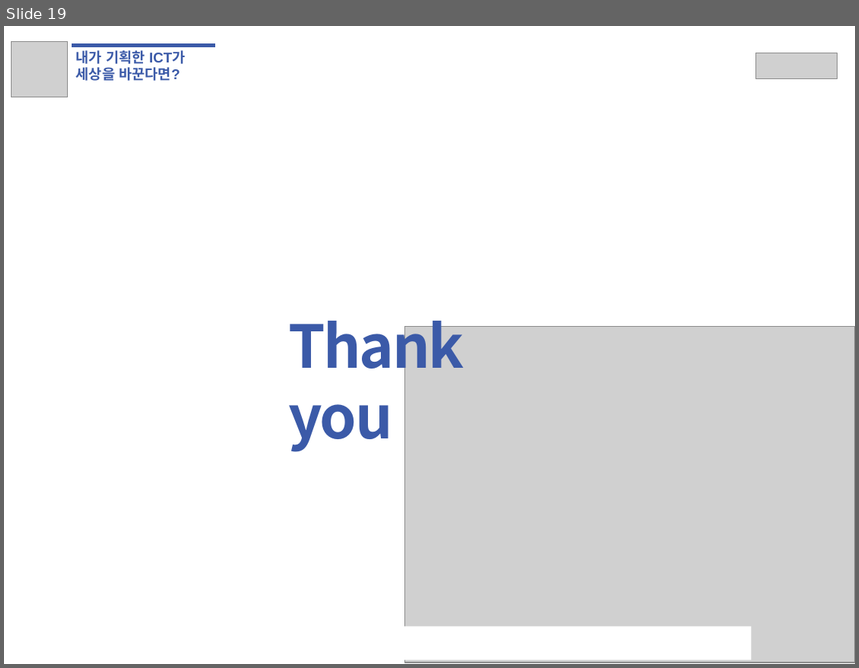
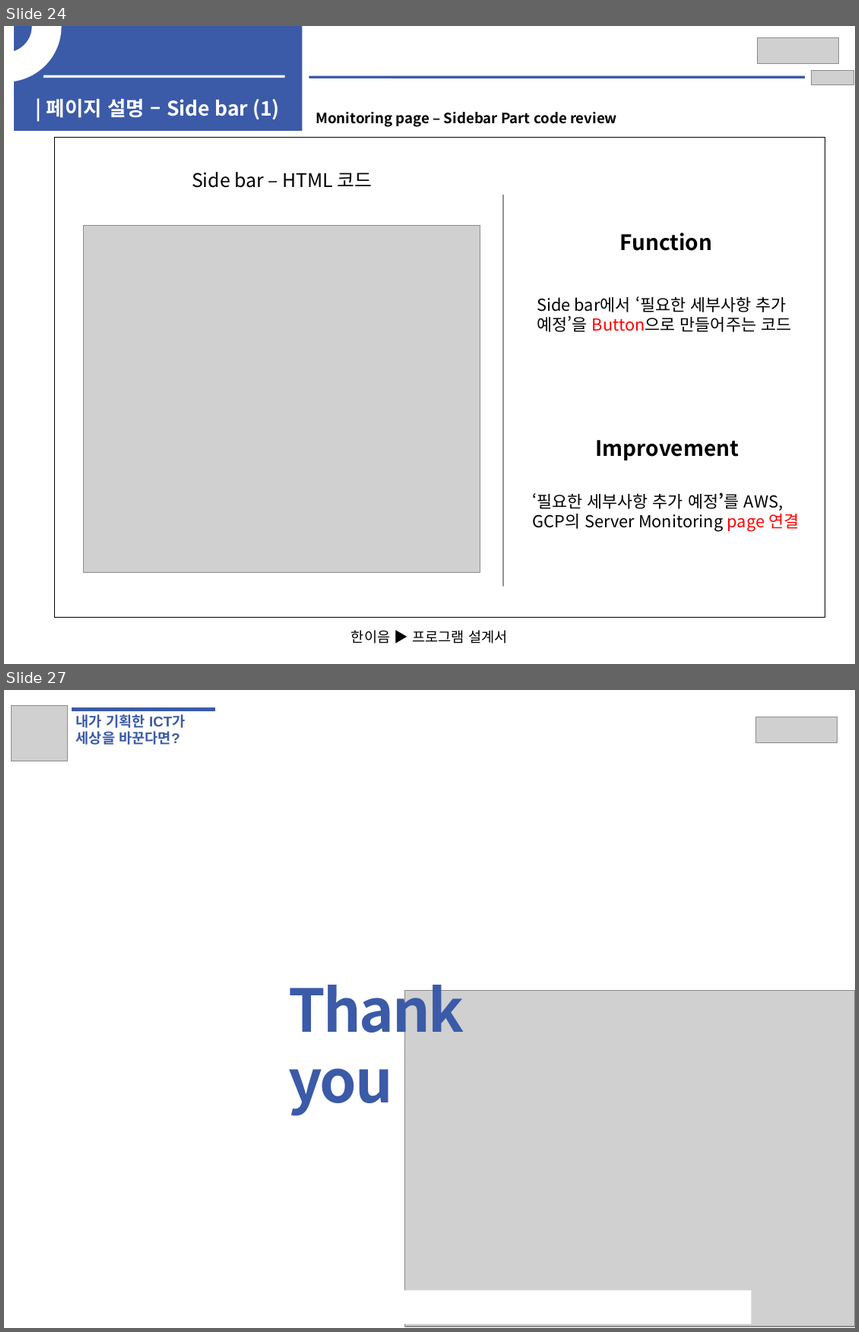
Before and after one commit to EOTAEGYU/Hanium_hy-cloud, a slide deck: 공모전 보고서/SW개발_HW제작설계서_응용소프트웨어(Hy-cloud).pptx. Shown one above the other, each under a label of ours: slide 19 before the commit, slides 24 and 27 after it; the slides between them are not shown. The pictures are 859x668 and 859x1332 pixels, drawn with LibreOffice and Linux fonts; fonts in the diff are those of the drawing; grey boxes stand for pictures. Boxes give left, top, right and bottom in pixels: in the first picture for what was removed or moved away, otherwise in the second. Text is boxed around its words. In the diff, an @@ line names an element or a change of style, - is before the commit and + after.

```diff
--- a/공모전 보고서/SW개발_HW제작설계서_응용소프트웨어(Hy-cloud).pptx
+++ b/공모전 보고서/SW개발_HW제작설계서_응용소프트웨어(Hy-cloud).pptx
@@ slide 24 added at (4,26,855,664), background #FFFFFF @@
@@ arch (boxed as its full ring) added at (4,26,60,81), fill #FFFFFF, outline #FFFFFF 2 pt @@
@@ rectangle added at (14,26,303,131), fill #3B5AA8 @@
@@ picture added at (757,38,838,64) @@
@@ picture added at (812,70,854,85) @@
@@ line added from (44, 76) to (285, 76), #F2F2F2 2.25 pt @@
@@ line added from (309, 77) to (805, 77), #3B5AA8 2.25 pt @@
@@ text added at (47,99,280,119), 17 pt, text #FFFFFF, bold @@
+| 페이지 설명 – Side bar (1)
@@ text added at (316,112,617,127), 12 pt, text #000000, bold @@
+Monitoring page – Sidebar Part code review
@@ rectangle added at (54,138,826,617), outline #000000 0 pt @@
@@ text added at (192,172,373,188), 16 pt, text #000000 @@
+Side bar – HTML 코드
@@ line added from (503, 195) to (503, 587), #595959 0.75 pt @@
@@ picture added at (84,225,481,572) @@
@@ text added at (620,233,713,251), 18 pt, text #000000, bold @@
+Function
@@ text added at (537,297,791,332), 14 pt, text #000000 @@
+Side bar에서 ‘필요한 세부사항 추가 예정’을 Button으로 만들어주는 코드
@@ text added at (596,440,740,461), 18 pt, text #000000, bold @@
+Improvement
@@ text added at (532,493,799,532), 14 pt, text #000000 @@
+‘필요한 세부사항 추가 예정’를 AWS, GCP의 Server Monitoring page 연결
@@ text added at (351,630,507,644), 12 pt, text #000000 @@
+한이음 ▶ 프로그램 설계서
@@ what was slide 19 is now slide 27 @@
```
Also in this commit, not shown: 7 other slides added.
